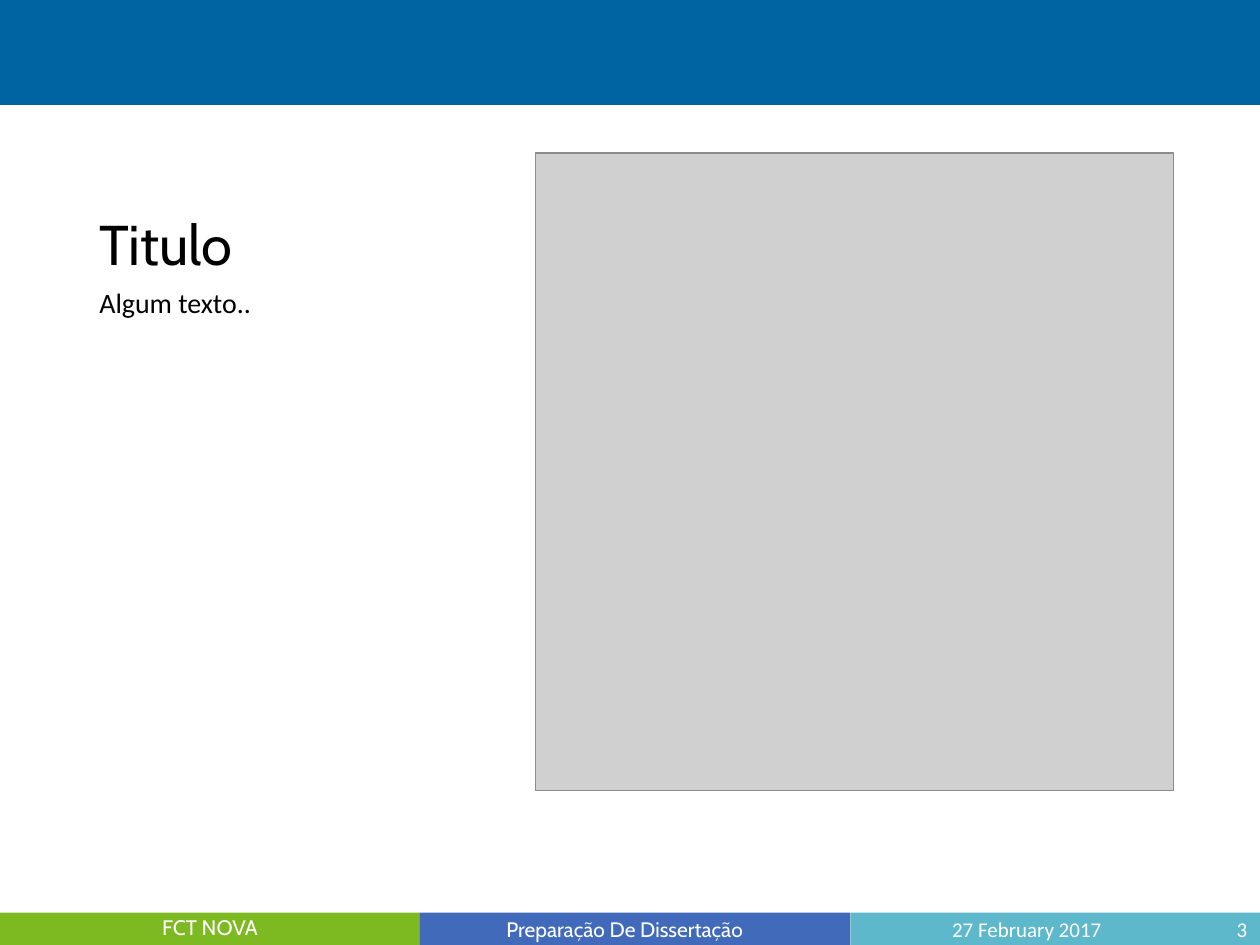
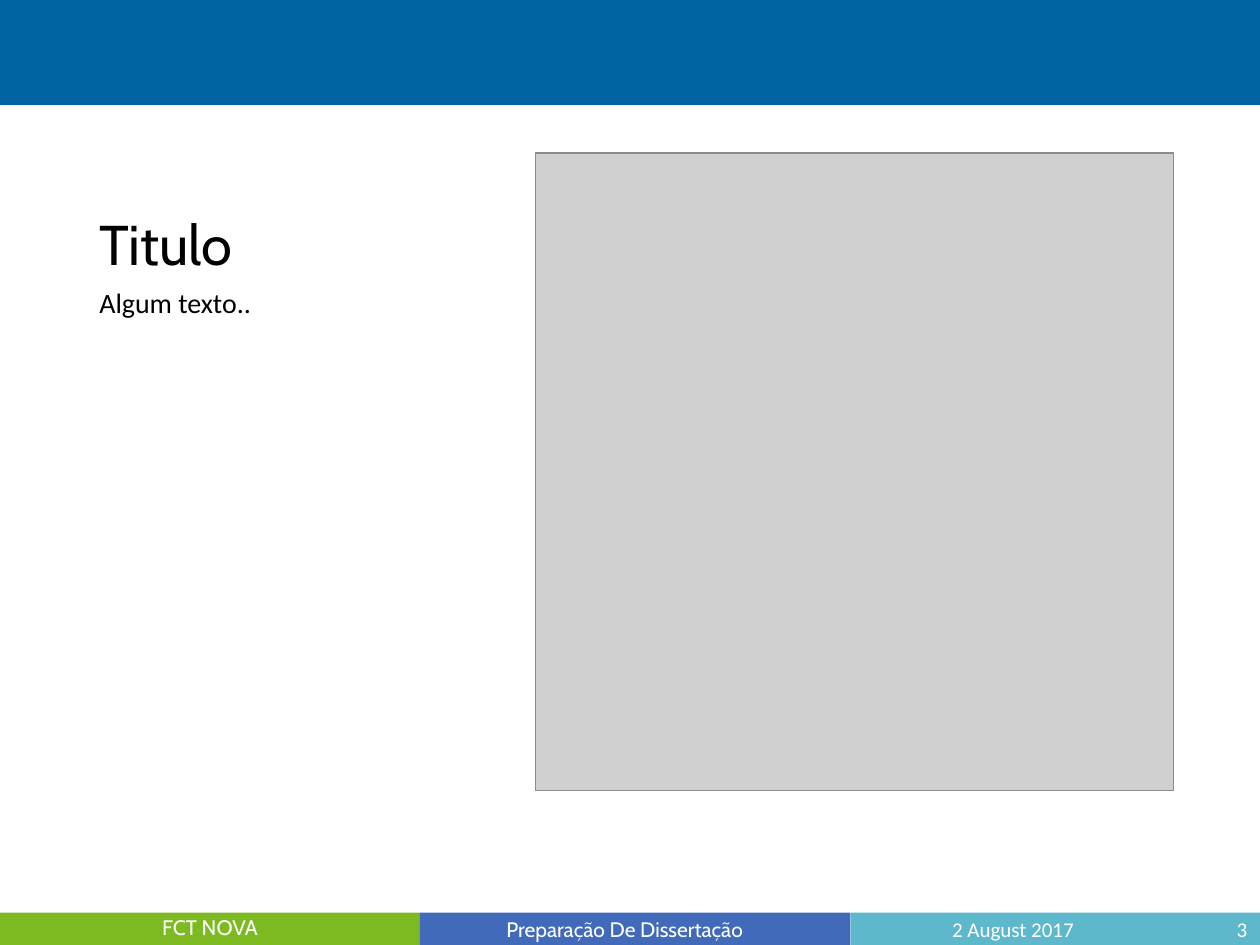
Before and after one commit to filipedu11/presentationfct, a slide deck: slide 3 of powerpoint/FCTNOVA_Presentation.pptx. Drawn at 1260x945 pixels with LibreOffice and Linux fonts; fonts in the diff are those of the drawing; grey boxes stand for pictures. Boxes give left, top, right and bottom in pixels: in the first picture for what was removed or moved away, otherwise in the second. Text is boxed around its words. In the diff, an @@ line names an element or a change of style, - is before the commit and + after.

```diff
--- a/powerpoint/FCTNOVA_Presentation.pptx
+++ b/powerpoint/FCTNOVA_Presentation.pptx
@@ text at [952, 923, 1074, 941]: text changed @@
-27 February 2017
+2 August 2017
```
Also in this commit, not shown: 2 other slides changed, 2 other files.
